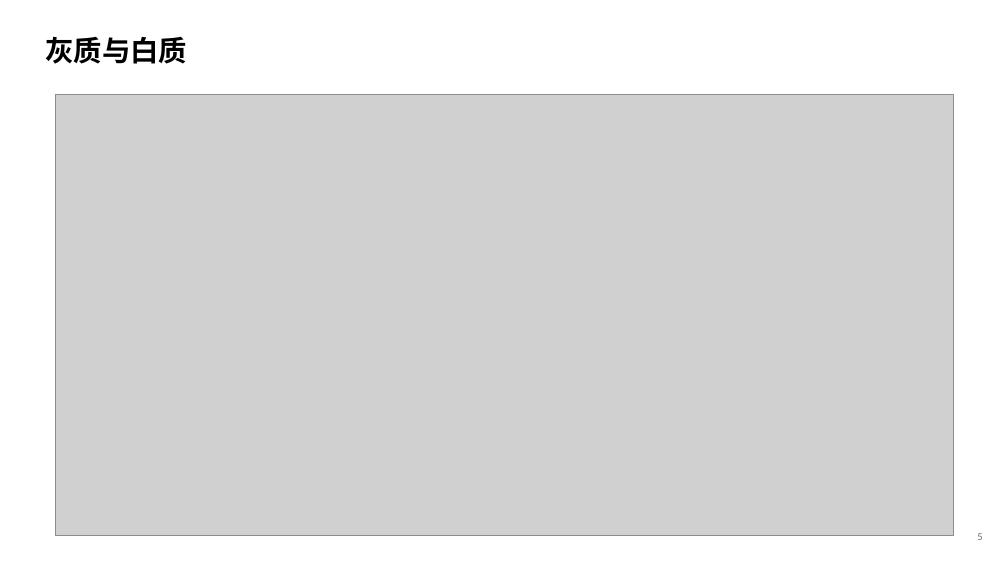
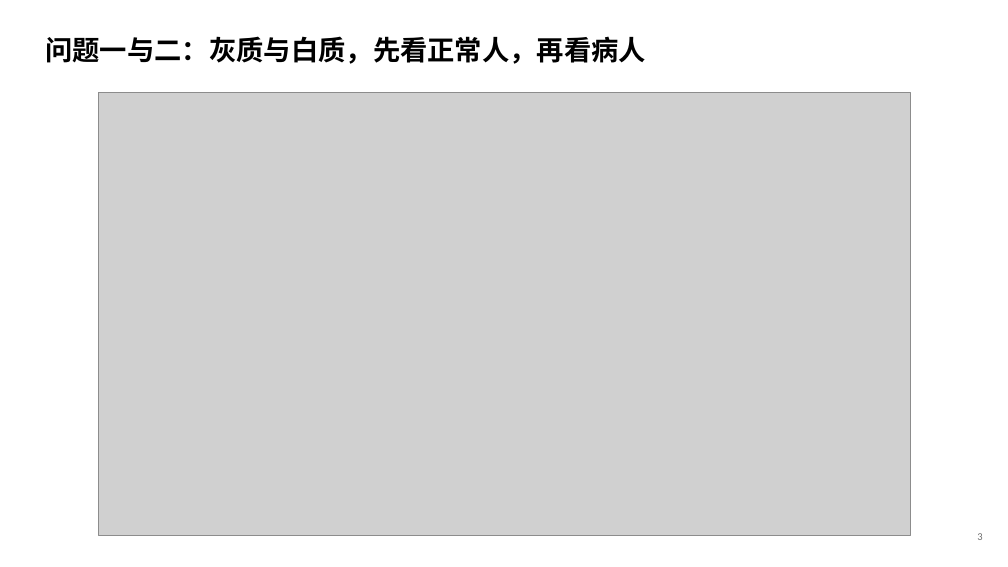
Before and after one commit to 7c96bzczcj-prog/aaa, a slide deck: slide 4 of results/mda5/MDA5_IFIH1_人脑与MS.pptx (slide 6 before the commit). Drawn at 1008x567 pixels with LibreOffice and Linux fonts; fonts in the diff are those of the drawing; grey boxes stand for pictures. Boxes give left, top, right and bottom in pixels: in the first picture for what was removed or moved away, otherwise in the second. Text is boxed around its words. In the diff, an @@ line names an element or a change of style, - is before the commit and + after.

```diff
--- a/results/mda5/MDA5_IFIH1_人脑与MS.pptx
+++ b/results/mda5/MDA5_IFIH1_人脑与MS.pptx
@@ text at [45,36,646,64]: text changed; size 27 to 26 pt @@
-灰质与白质
+问题一与二：灰质与白质，先看正常人，再看病人
@@ picture: place and size @@
-picture at [56,95,954,535]
+picture at [99,92,911,535]
```
Also in this commit, not shown: 9 other slides changed, 9 other files.
